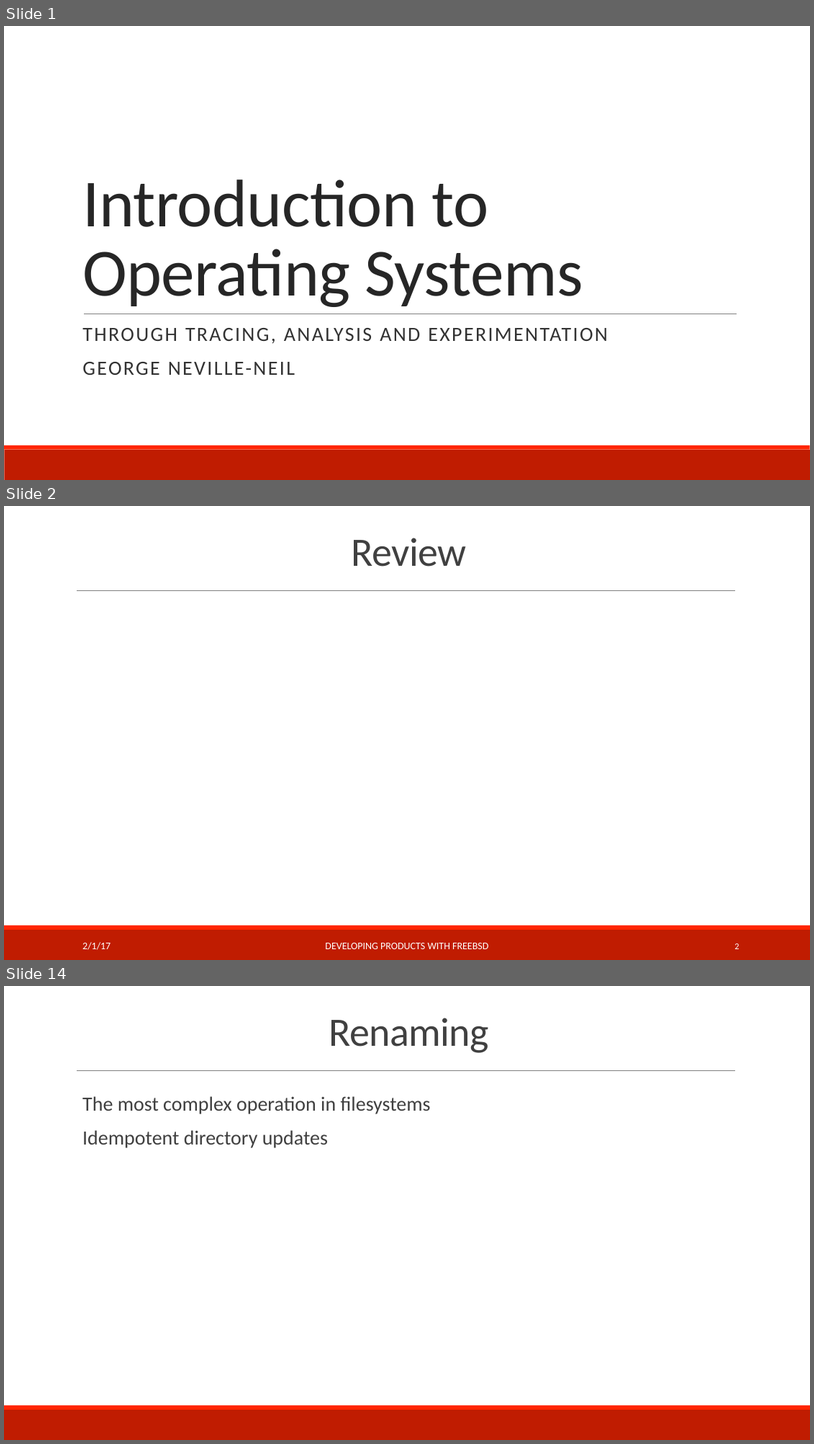
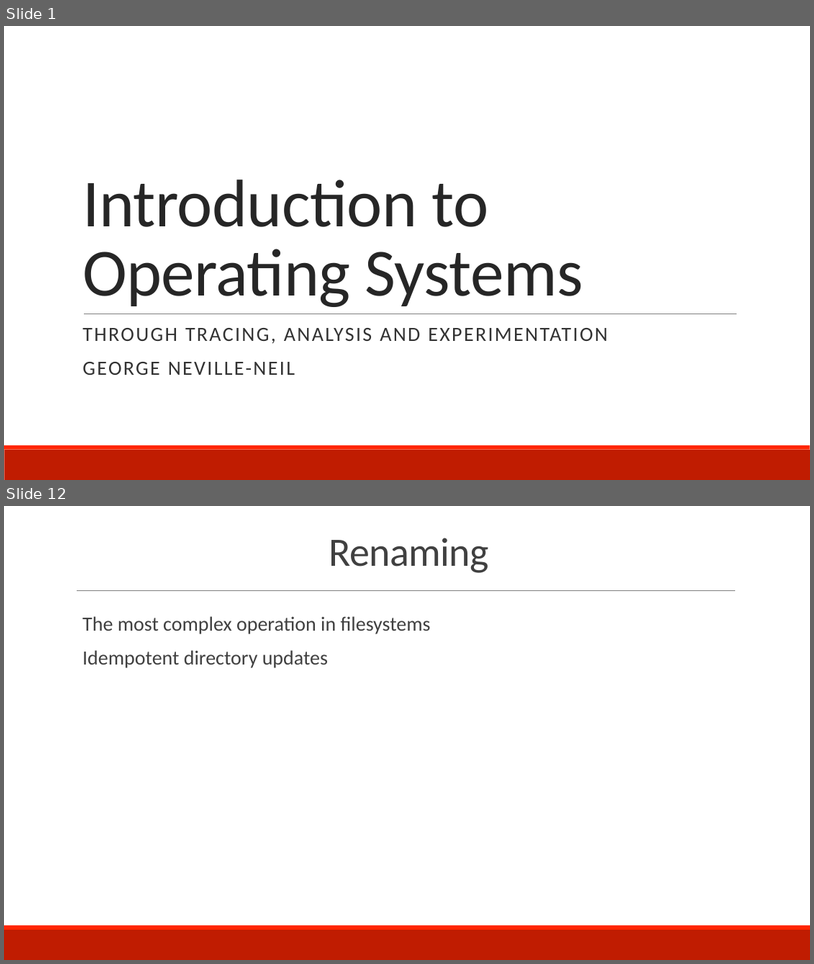
Before and after one commit to teachbsd/course, a slide deck: undergraduate/lectures/storage.pptx. Shown one above the other, each under a label of ours: slides 1, 2 and 14 before the commit, slides 1 and 12 after it; the slides between them are not shown. The pictures are 814x1444 and 814x964 pixels, drawn with LibreOffice and Linux fonts; fonts in the diff are those of the drawing; background and template pictures are left out. Boxes give left, top, right and bottom in pixels: in the first picture for what was removed or moved away, otherwise in the second. Text is boxed around its words. In the diff, an @@ line names an element or a change of style, - is before the commit and + after.

```diff
--- a/undergraduate/lectures/storage.pptx
+++ b/undergraduate/lectures/storage.pptx
@@ slide 2 removed at (x1=4, y1=506, x2=810, y2=960), background #FFFFFF; not listed: 3 template elements that a slide beside it also shows @@
@@ title removed at (x1=352, y1=538, x2=467, y2=566) @@
-Review
@@ text removed at (x1=82, y1=942, x2=111, y2=950) @@
-2/1/17
@@ text removed at (x1=325, y1=942, x2=489, y2=949) @@
-DEVELOPING PRODUCTS WITH FREEBSD
@@ page number removed at (x1=735, y1=943, x2=739, y2=949) @@
-2
@@ what was slide 14 is now slide 12 @@
```
Also in this commit, not shown: 10 slides changed, 1 other slide removed.
